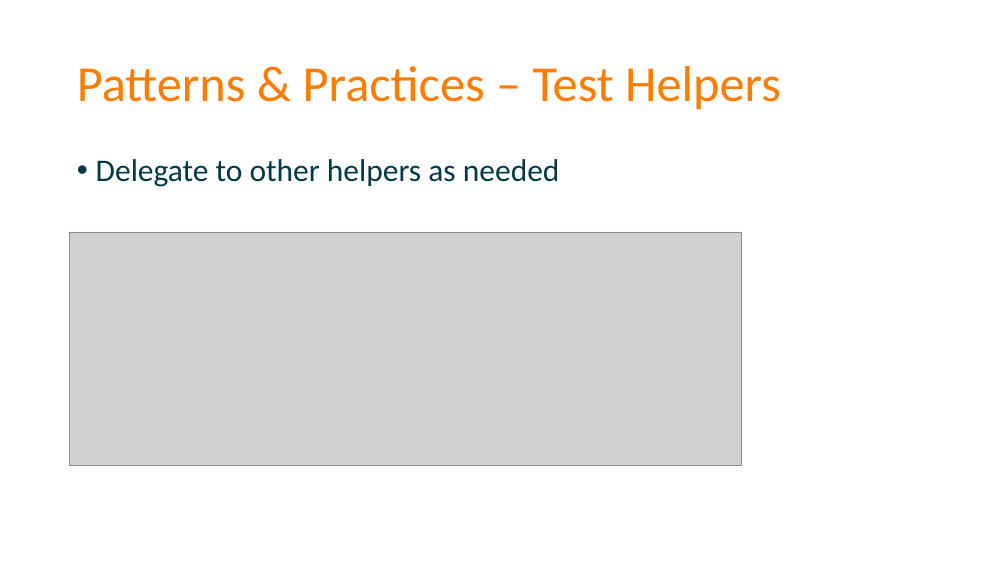
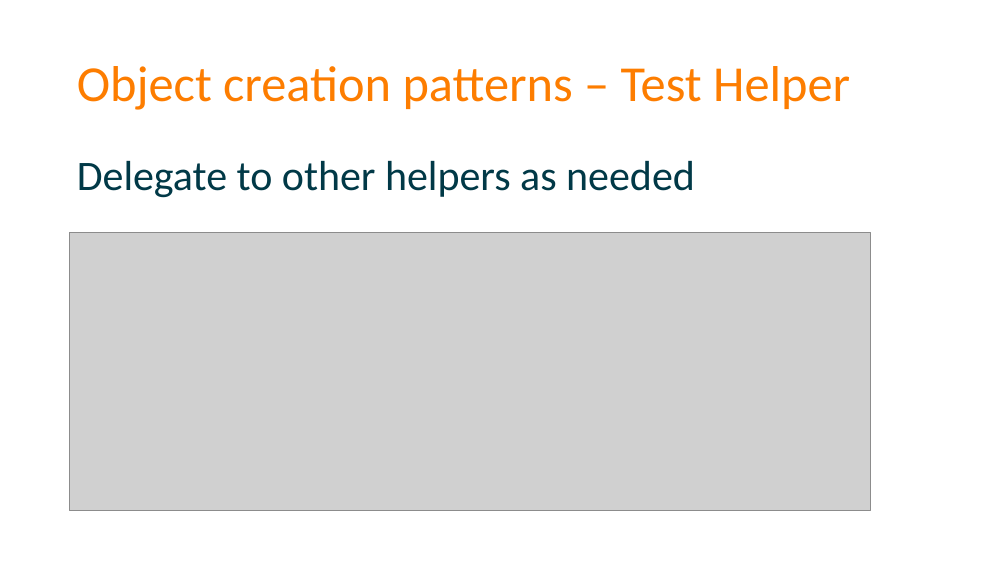
Before and after one commit to spetryjohnson/Talk-Patterns_of_Effective_Test_Setup, a slide deck: slide 32 of POETS - CodeMash 2017.pptx (slide 55 before the commit). Drawn at 1008x567 pixels with LibreOffice and Linux fonts; fonts in the diff are those of the drawing; grey boxes stand for pictures. Boxes give left, top, right and bottom in pixels: in the first picture for what was removed or moved away, otherwise in the second. Text is boxed around its words. In the diff, an @@ line names an element or a change of style, - is before the commit and + after.

```diff
--- a/POETS - CodeMash 2017.pptx
+++ b/POETS - CodeMash 2017.pptx
@@ title at (77,66,850,110): text changed @@
-Patterns & Practices – Test Helpers
+Object creation patterns – Test Helper
@@ text "Delegate to other helpers as ..." at (77,161,695,198): size 30 to 40 pt; bullet • to none @@
@@ picture: place and size @@
-picture at (70,232,743,466)
+picture at (70,232,871,511)
```
Also in this commit, not shown: 4 other slides changed, 9 slides added, 7 slides removed, 1 other file.
